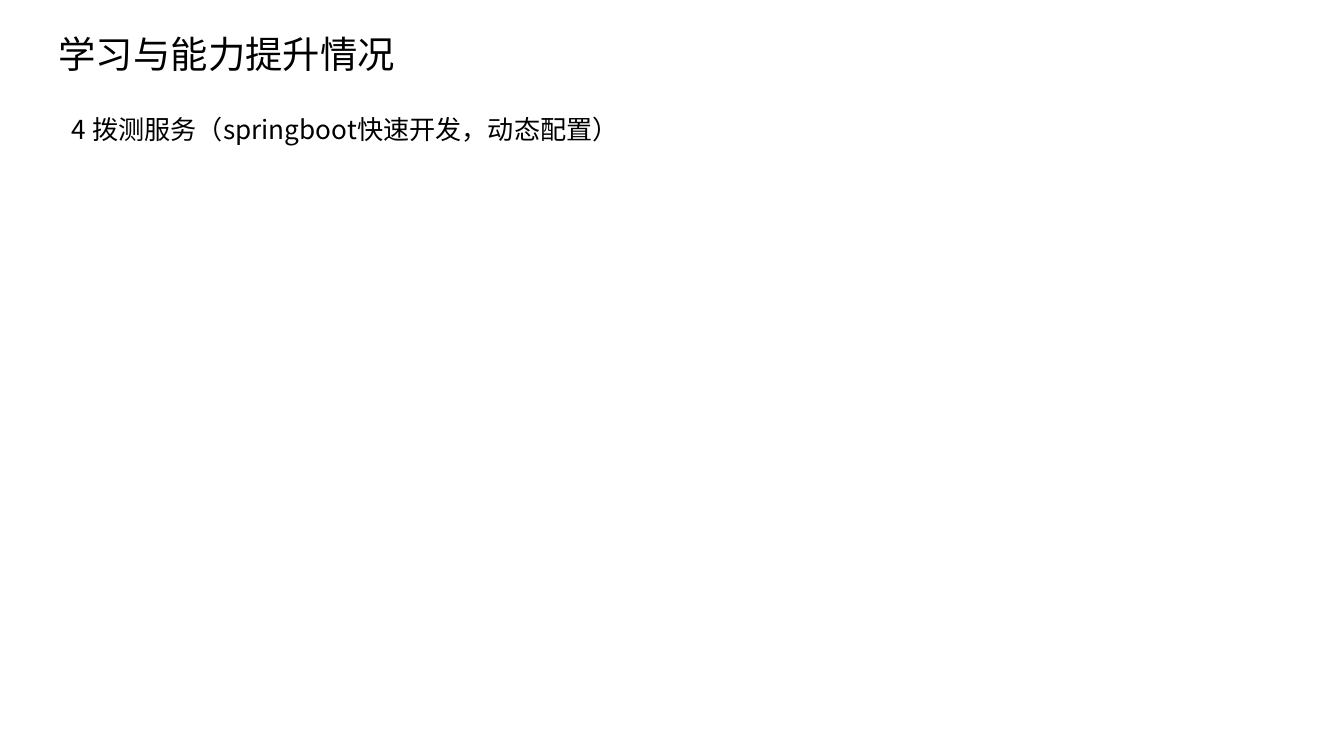
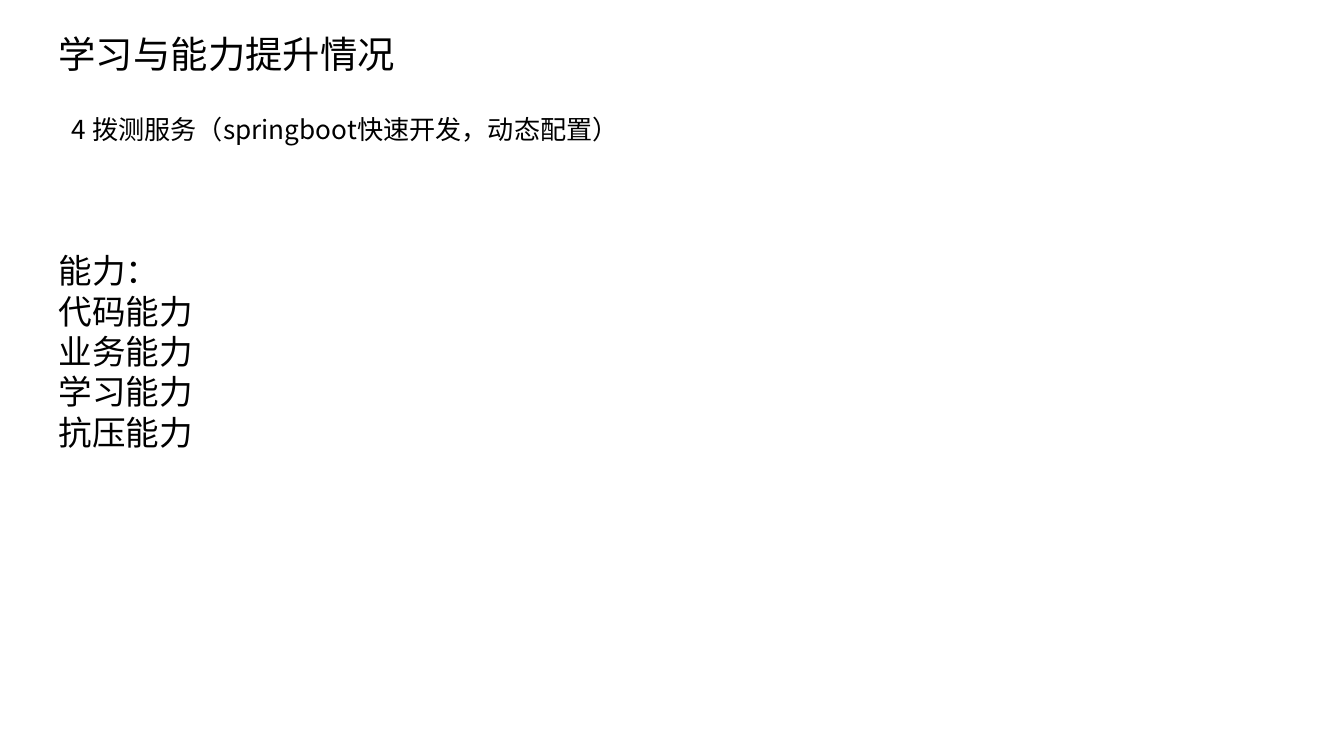
Before and after one commit to yerixuan/report, a slide deck: slide 9 of 实习考核报告-模板-2017-叶日旋.pptx. Drawn at 1344x756 pixels with LibreOffice and Linux fonts; fonts in the diff are those of the drawing; background and template pictures are left out. Boxes give left, top, right and bottom in pixels: in the first picture for what was removed or moved away, otherwise in the second. Text is boxed around its words. In the diff, an @@ line names an element or a change of style, - is before the commit and + after.

Commit message:
test

```diff
--- a/实习考核报告-模板-2017-叶日旋.pptx
+++ b/实习考核报告-模板-2017-叶日旋.pptx
@@ text added at [59, 255, 193, 448], 18 pt, text #000000 @@
+能力：
+代码能力
+业务能力
+学习能力
+抗压能力
```
